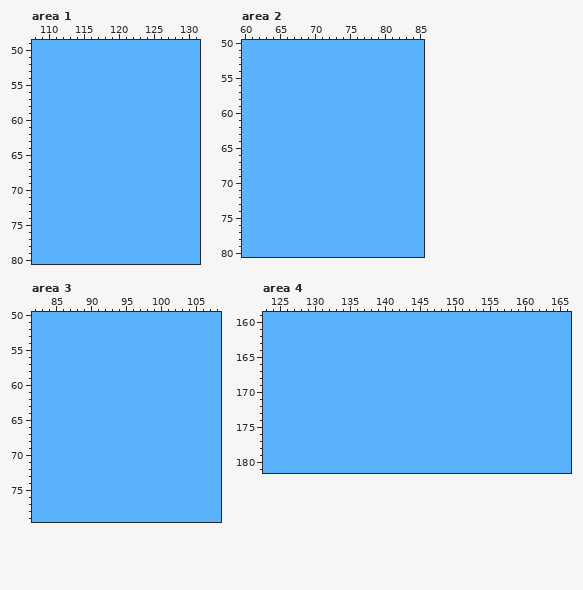
Edited in one commit: pixel-art file (.files/layout ui1.aseprite). Above: the version before the commit.
400x270 pixels, 1 frame. Colours within 5 levels of each other are drawn and written as one. Shown: area 1: x 108..131, y 49..80; area 2: x 60..85, y 50..80; area 3: x 82..108, y 50..79; area 4: x 123..166, y 159..181. The commit also changed other parts of the picture, which this record leaves out.
The result:
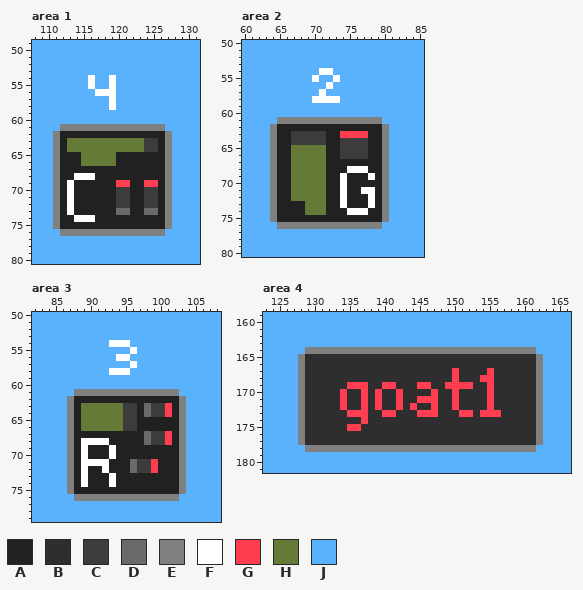
Palette (. is transparent): A #212121  B #2e2e2e  C #3c3c3c  D #696a6a  E #808080  F #ffffff  G #ff3f51  H #667a37  J #5bb2fc
What changed:
layer "icon test" now shown
layer "nameplate" now shown
Changed rows in their new state; - is an unchanged pixel.
Area 1, layer "icon test":
first column x 111:
54 -----F--F--------
55 -----F--F--------
56 ------FFF--------
57 --------F--------
58 --------F--------
61 -EEEEEEEEEEEEEEE-
62 EAAAAAAAAAAAAAAAE
63 EAHHHHHHHHHHHCCAE
64 EAHHHHHHHHHHHCCAE
65 EAAAHHHHHAAAAAAAE
66 EAAAHHHHHAAAAAAAE
67 EAAAAAAAAAAAAAAAE
68 EAAFFFAAAAAAAAAAE
69 EAFAAAAAAGGAAGGAE
70 EAFAAAAAACCAACCAE
71 EAFAAAAAACCAACCAE
72 EAFAAAAAACCAACCAE
73 EAFAAAAAADDAADDAE
74 EAAFFFAAAAAAAAAAE
75 EAAAAAAAAAAAAAAAE
76 -EEEEEEEEEEEEEEE-
Area 2, layer "icon test":
first column x 64:
54 -------FF--------
55 ------F--F-------
56 --------F--------
57 -------F---------
58 ------FFFF-------
61 -EEEEEEEEEEEEEEE-
62 EAAAAAAAAAAAAAAAE
63 EAACCCCCAAGGGGAAE
64 EAACCCCCAACCCCAAE
65 EAAHHHHHAACCCCAAE
66 EAAHHHHHAACCCCAAE
67 EAAHHHHHAAAAAAAAE
68 EAAHHHHHAAAFFFAAE
69 EAAHHHHHAAFAAAFAE
70 EAAHHHHHAAFAAAAAE
71 EAAHHHHHAAFAAFFAE
72 EAAHHHHHAAFAAAFAE
73 EAAAAHHHAAFAAAFAE
74 EAAAAHHHAAAFFFAAE
75 EAAAAAAAAAAAAAAAE
76 -EEEEEEEEEEEEEEE-
Area 3, layer "icon test":
first column x 87:
54 ------FFF--------
55 ---------F-------
56 -------FF--------
57 ---------F-------
58 ------FFF--------
61 -EEEEEEEEEEEEEEE-
62 EAAAAAAAAAAAAAAAE
63 EAHHHHHHCCADCCGAE
64 EAHHHHHHCCADCCGAE
65 EAHHHHHHCCAAAAAAE
66 EAHHHHHHCCAAAAAAE
67 EAAAAAAAAAADCCGAE
68 EAFFFFAAAAADCCGAE
69 EAFAAAFAAAAAAAAAE
70 EAFAAAFAAAAAAAAAE
71 EAFFFFAAADCCGAAAE
72 EAFAAFAAADCCGAAAE
73 EAFAAAFAAAAAAAAAE
74 EAFAAAFAAAAAAAAAE
75 EAAAAAAAAAAAAAAAE
76 -EEEEEEEEEEEEEEE-
Area 4, layer "nameplate":
first column x 128:
164 -EEEEEEEEEEEEEEEEEEEEEEEEEEEEEEEEE-
165 EBBBBBBBBBBBBBBBBBBBBBBBBBBBBBBBBBE
166 EBBBBBBBBBBBBBBBBBBBBBBBBBBBBBBBBBE
167 EBBBBBBBBBBBBBBBBBBBBBGBBBBGBBBBBBE
168 EBBBBBBBBBBBBBBBBBBBBBGBBBGGBBBBBBE
169 EBBBBBBGGGBBGGBBBGGBBGGGGBBGBBBBBBE
170 EBBBBBGBBGBGBBGBBBBGBBGBBBBGBBBBBBE
171 EBBBBBGBBGBGBBGBBGGGBBGBBBBGBBBBBBE
172 EBBBBBGBBGBGBBGBGBBGBBGBBBBGBBBBBBE
173 EBBBBBBGGGBBGGBBBGGGBBBGGBGGGBBBBBE
174 EBBBBBBBBGBBBBBBBBBBBBBBBBBBBBBBBBE
175 EBBBBBBGGBBBBBBBBBBBBBBBBBBBBBBBBBE
176 EBBBBBBBBBBBBBBBBBBBBBBBBBBBBBBBBBE
177 EBBBBBBBBBBBBBBBBBBBBBBBBBBBBBBBBBE
178 -EEEEEEEEEEEEEEEEEEEEEEEEEEEEEEEEE-
Changed places in both pictures, as pixel boxes (x1, y1, x2, y2):
changed: (53, 75, 172, 236)
changed: (270, 68, 389, 229)
changed: (67, 340, 186, 501)
changed: (298, 347, 543, 452)
